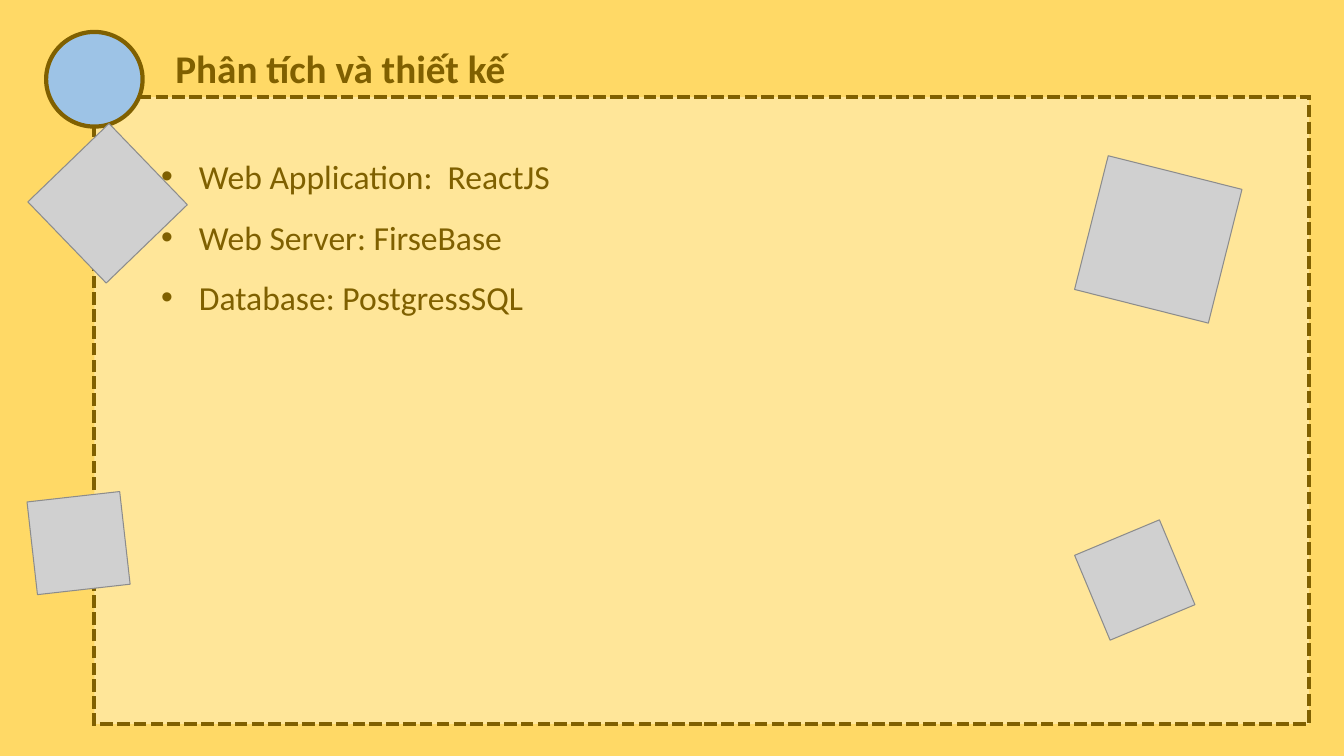
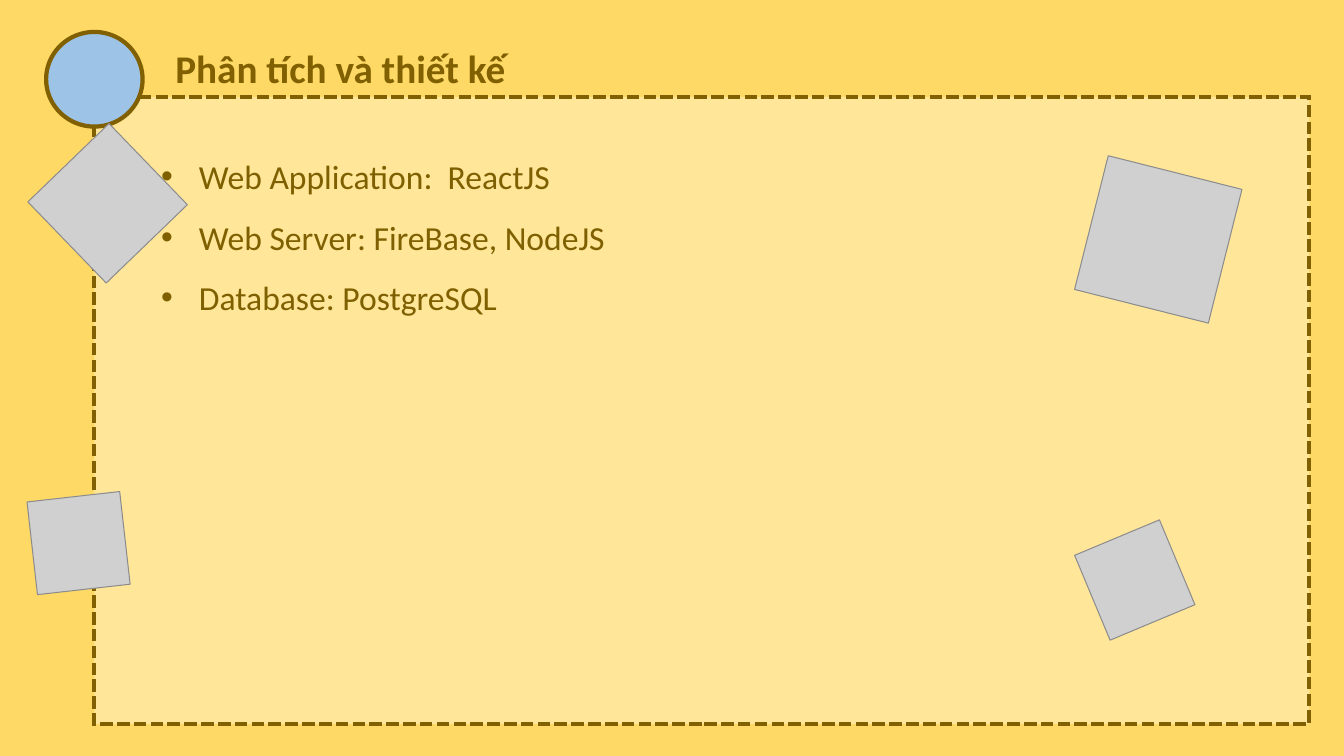
Before and after one commit to kekkei9/Pharma-Track, a slide deck: slide 25 of Document/PA06-Group24-final-report/Slide.pptx. Drawn at 1344x756 pixels with LibreOffice and Linux fonts; fonts in the diff are those of the drawing; grey boxes stand for pictures; background and template pictures are left out. Boxes give left, top, right and bottom in pixels: in the first picture for what was removed or moved away, otherwise in the second. Text is boxed around its words. In the diff, an @@ line names an element or a change of style, - is before the commit and + after.

```diff
--- a/Document/PA06-Group24-final-report/Slide.pptx
+++ b/Document/PA06-Group24-final-report/Slide.pptx
@@ text at (199,226,605,316): text changed @@
-• Web Server: FirseBase
-• Database: PostgressSQL
+• Web Server: FireBase, NodeJS
+• Database: PostgreSQL
```
Also in this commit, not shown: 1 other slide changed, 34 other files.
